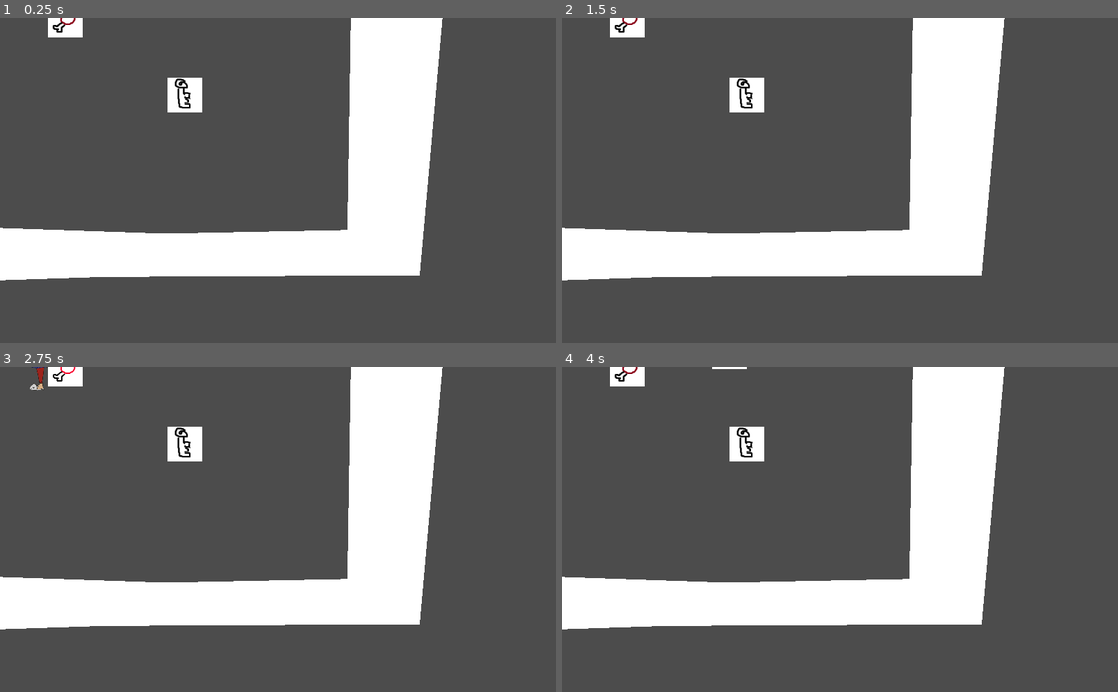
Above: before the commit, frames 1-4 (two rows, left to right).
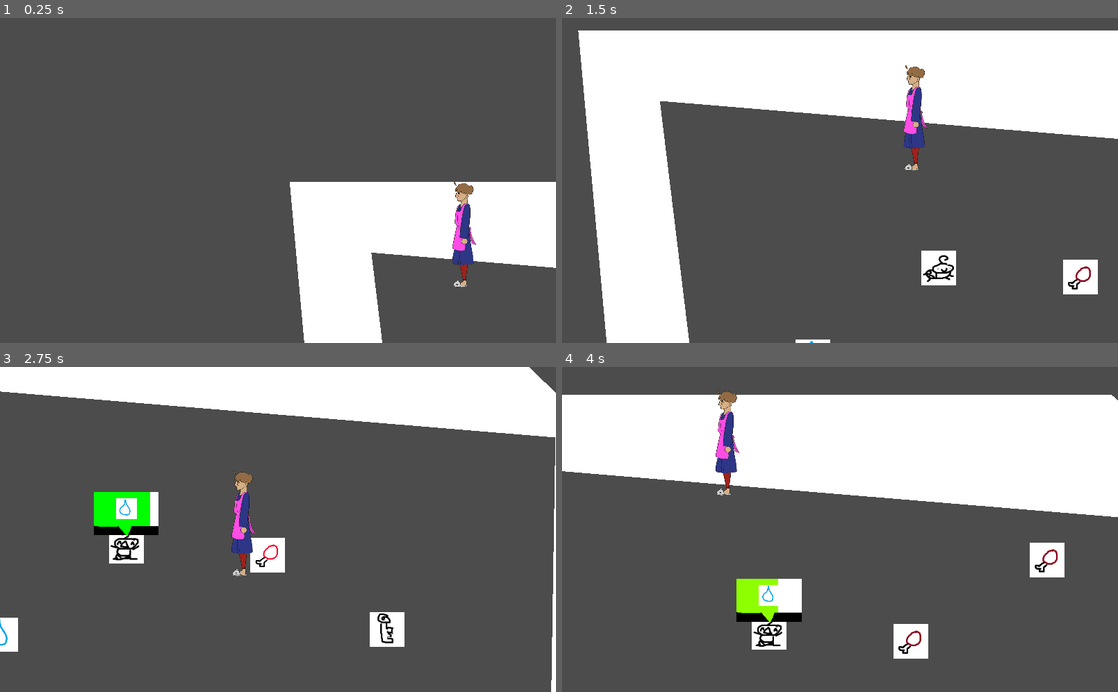
Above: after the commit, the same moments.

Repository: okay-cam/raising_kids
Game: Godot game, scene res://src/Level.tscn
Two runs of this game, one before a commit and one after it. Both use one fixed random seed, a clock stepped at 60 frames per second and the inputs below.
Inputs (mouse positions are in pixels of both pictures, inside the frame that each line leads up to):
- Up to frame 1 (0.25 s): no input
- Up to frame 2 (1.5 s): tap Enter at 0.5 s; move the mouse to (962, 164) at 0.52 s; hold D (right) 0.53-1.28 s; click (962, 164) at 0.6 s; move the mouse to (728, 196) at 1.27 s; hold S (down) from 1.28 s (still down); tap E (pickup) at 1.35 s
- Up to frame 3 (2.75 s): move the mouse to (333, 458) at 2.02 s; release S (down) at 2.03 s; hold D (right) from 2.03 s (still down); click (333, 458) at 2.1 s
- Up to frame 4 (4 s): move the mouse to (812, 594) at 2.77 s; release D (right) at 2.78 s; hold W (up) 2.78-3.53 s; tap E (pickup) at 2.85 s; move the mouse to (1006, 578) at 3.52 s; hold A (left) from 3.53 s (still down); click (1006, 578) at 3.6 s

The runs differ from the first frame. In frame 1, 27% of the frame differs, in the area x 0-100%, y 0-100%; in frame 2, 44%; in frame 3, 34%; in frame 4, 42%.
Error before the commit: Invalid set index 'offset' (on base: 'null instance') with value of type 'Vector2'. (res://src/Player.gd:82)

Commit message:
push with camera

Diff:
--- a/src/Level.tscn
+++ b/src/Level.tscn
@@ -15,6 +15,9 @@
 z_as_relative = false
 
 [node name="Player" parent="YSort" instance=ExtResource( 1 )]
+
+[node name="Camera2D" type="Camera2D" parent="YSort/Player"]
+current = true
 
 [node name="ItemBox" parent="YSort" instance=ExtResource( 2 )]
 position = Vector2( 113.413, 405.325 )
--- a/src/Player.gd
+++ b/src/Player.gd
@@ -79,7 +79,7 @@
 
 
 func update_camera():
-	$Camera2D.offset = get_local_mouse_position() / 3
+	$Camera2D.offset = get_local_mouse_position() / 2.5
 
 
 # system works if only one pickup is in range at one time
--- a/src/start_menu.tscn
+++ b/src/start_menu.tscn
@@ -1,16 +1,14 @@
-[gd_scene load_steps=6 format=2]
+[gd_scene load_steps=5 format=2]
 
 [ext_resource path="res://assets/placeholder/baby_title.png" type="Texture" id=1]
 [ext_resource path="res://src/Level.tscn" type="PackedScene" id=2]
 [ext_resource path="res://src/start_menu.gd" type="Script" id=3]
-[ext_resource path="res://src/Option_menu.tscn" type="PackedScene" id=4]
 
 [sub_resource type="Theme" id=1]
 
 [node name="Menu" type="CanvasLayer"]
 script = ExtResource( 3 )
 MainGameScene = ExtResource( 2 )
-OptionGameScene = ExtResource( 4 )
 
 [node name="Control" type="Control" parent="."]
 anchor_right = 1.0
